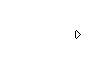
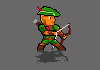
Layer changes from the first 100x70 image to the second:
hid "pointer" over [64, 0, 100, 70]
showed "Bow" over [0, 0, 100, 70]
showed "overarm" over [0, 0, 64, 70]
showed "Head", painted on it over [0, 0, 64, 70]
showed "Body", painted on it over [0, 0, 100, 70]
showed "Shadow", painted on it over [0, 0, 100, 70]